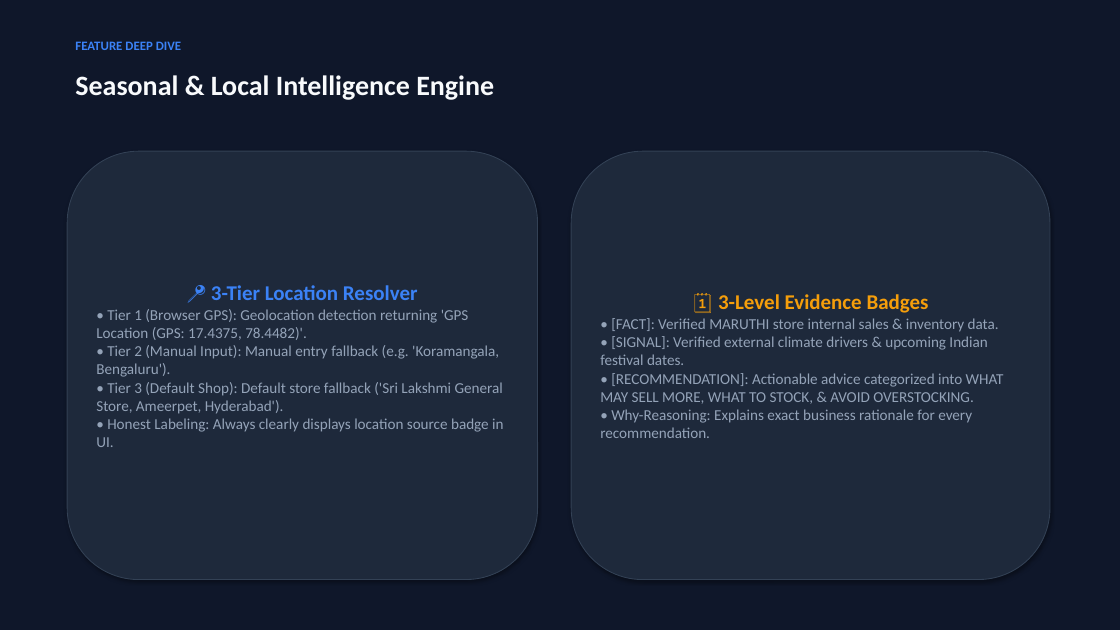
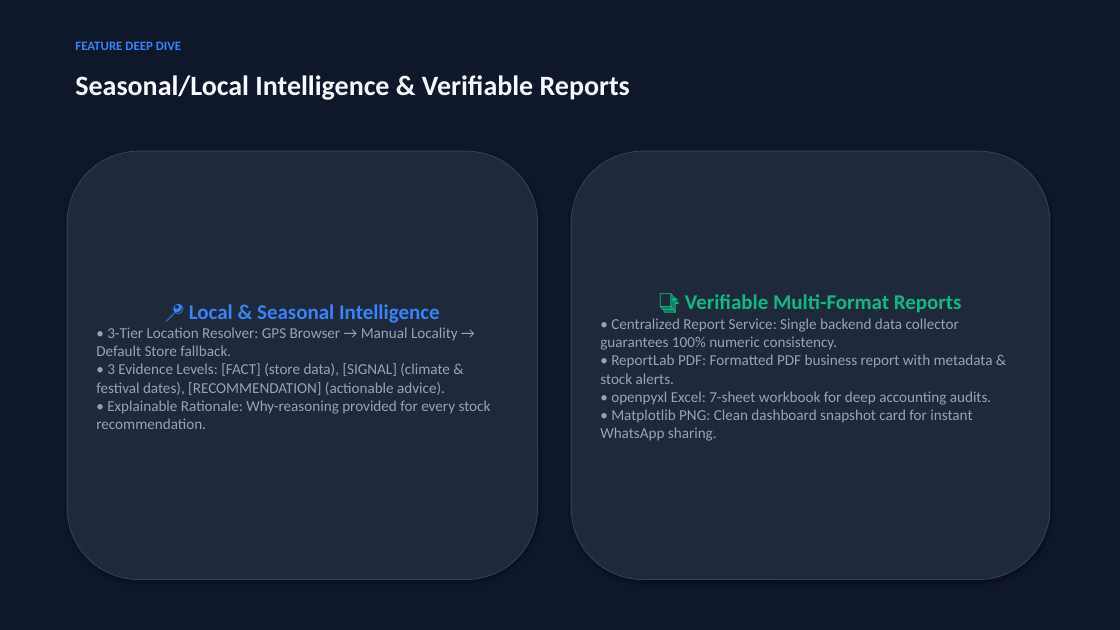
Before and after one commit to HV2026-0021-MARUTH/MSME-COPILOT, a slide deck: slide 8 of MARUTHI_MSME_AI_Retail_Copilot_Presentation.pptx. Drawn at 1120x630 pixels with LibreOffice and Linux fonts; fonts in the diff are those of the drawing. Boxes give left, top, right and bottom in pixels: in the first picture for what was removed or moved away, otherwise in the second. Text is boxed around its words. In the diff, an @@ line names an element or a change of style, - is before the commit and + after.

```diff
--- a/MARUTHI_MSME_AI_Retail_Copilot_Presentation.pptx
+++ b/MARUTHI_MSME_AI_Retail_Copilot_Presentation.pptx
@@ text at (75,75,630,100): text changed @@
-Seasonal & Local Intelligence Engine
+Seasonal/Local Intelligence & Verifiable Reports
@@ text in rounded rectangle at (600,294,993,441): text changed @@
-🗓️ 3-Level Evidence Badges
-• [FACT]: Verified MARUTHI store internal sales & inventory data.
-• [SIGNAL]: Verified external climate drivers & upcoming Indian festival dates.
-• [RECOMMENDATION]: Actionable advice categorized into WHAT MAY SELL MORE, WHAT TO STOCK, & AVOID OVERSTOCKING.
-• Why-Reasoning: Explains exact business rationale for every recommendation.
+📑 Verifiable Multi-Format Reports
+• Centralized Report Service: Single backend data collector guarantees 100% numeric consistency.
+• ReportLab PDF: Formatted PDF business report with metadata & stock alerts.
+• openpyxl Excel: 7-sheet workbook for deep accounting audits.
+• Matplotlib PNG: Clean dashboard snapshot card for instant WhatsApp sharing.
@@ text in rounded rectangle at (96,304,491,429): text changed @@
-📍 3-Tier Location Resolver
-• Tier 1 (Browser GPS): Geolocation detection returning 'GPS Location (GPS: 17.4375, 78.4482)'.
-• Tier 2 (Manual Input): Manual entry fallback (e.g. 'Koramangala, Bengaluru').
-• Tier 3 (Default Shop): Default store fallback ('Sri Lakshmi General Store, Ameerpet, Hyderabad').
-• Honest Labeling: Always clearly displays location source badge in UI.
+📍 Local & Seasonal Intelligence
+• 3-Tier Location Resolver: GPS Browser → Manual Locality → Default Store fallback.
+• 3 Evidence Levels: [FACT] (store data), [SIGNAL] (climate & festival dates), [RECOMMENDATION] (actionable advice).
+• Explainable Rationale: Why-reasoning provided for every stock recommendation.
```
Also in this commit, not shown: 1 slide added, 1 slide removed, 3 other files.
